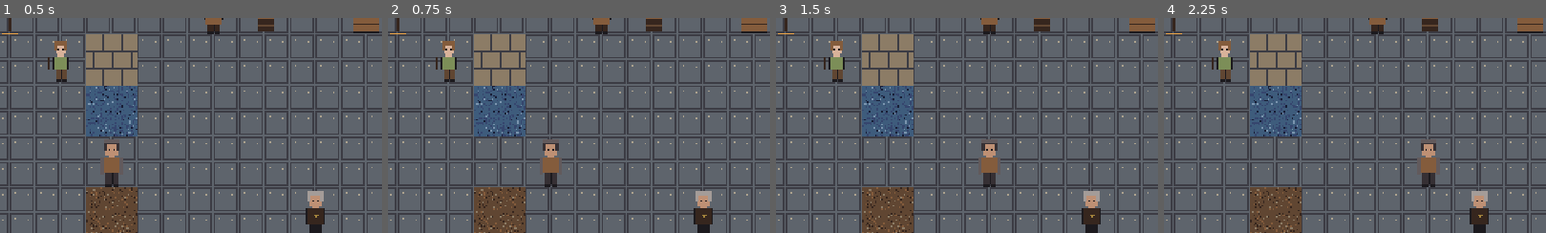
Above: before the commit, frames 1-4 (left to right).
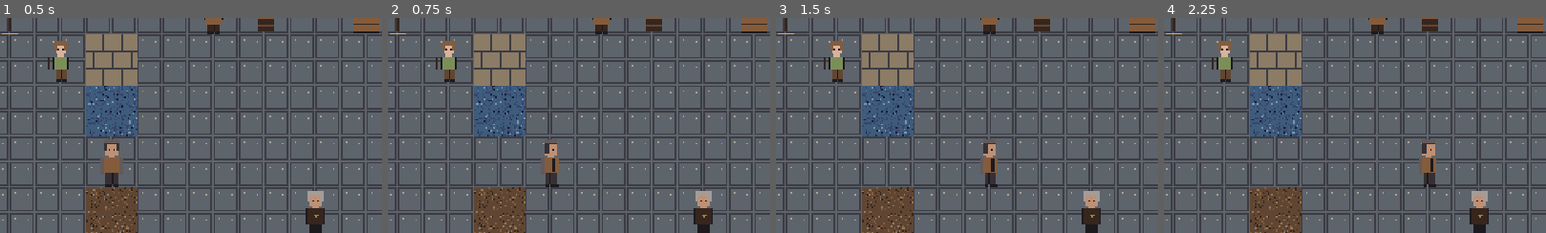
Above: after the commit, the same moments.

Repository: smichaelsen/aurelix
Game: Godot game, scene res://scenes/village_square.tscn
Same seed, same stepped clock (60 frames per second), same inputs: the game is played once before the commit and once after it.
Inputs (mouse positions are % of the whole screen's width and height, from its top left):
- Up to frame 1 (0.5 s): no input
- Up to frame 2 (0.75 s): tap Enter at 0.5 s; move the mouse to (72, 45) at 0.52 s; hold Right (ui_right) from 0.53 s (still down); hold E (interact) from 0.53 s (still down); click (72, 45) at 0.67 s
- Up to frame 3 (1.5 s): release Right (ui_right) at 1.25 s; release E (interact) at 1.25 s; tap Space at 1.25 s; drag from (30, 55) to (45, 70) at 1.27 s
- Up to frame 4 (2.25 s): tap Enter at 2 s; move the mouse to (60, 28) at 2.02 s; hold Right (ui_right) from 2.03 s (still down); tap 1 at 2.1 s
The pictures show only the part of the screen within x 35-85%, y 44-94%; the shares and areas given below are measured in that part.

Frame 1 is identical in both runs. In frame 2, 0.3% of the frame differs, in the area x 39-46%, y 58-79%; in frame 3, 0.3%, in the area x 53-59%, y 58-79%; in frame 4, 0.3%.

Commit message:
feat: Kael directional sprites + first-iteration wiring
Placeholder art for Kael's three new facings (north, east, west).
South stays at the existing kael.png. Generator: a new
sprite_kael_directional() in tools/generate_placeholders.py emits
kael_north.png (back/hooded silhouette), kael_west.png (profile,
single eye + dropped arm), and kael_east.png (west mirrored).
base_human_north and base_human_west helpers land alongside so the
remaining six characters can follow the same pattern.

Wiring: PlayerCharacter.tscn now hosts a FacingSprite child with
subject="player", sprite_path pointing at the Sprite node, and a
textures Dictionary mapping all four directions. The original
kael.png handles "south" so the scene still renders correctly
pre-bond, pre-move.

Test: Phase3Test gains one assertion that after a successful east
move, the player's Sprite.texture.resource_path contains
"kael_east".

Also adds the .gd.uid files Godot 4.6 emits on first import — the
repo already commits these for older scripts, so the policy
continues.

Co-Authored-By: Claude Opus 4.7 (1M context) <noreply@anthropic.com>

Diff:
--- a/game/scenes/world/PlayerCharacter.tscn
+++ b/game/scenes/world/PlayerCharacter.tscn
@@ -1,7 +1,11 @@
-[gd_scene load_steps=3 format=3]
+[gd_scene load_steps=7 format=3]
 
 [ext_resource type="Texture2D" path="res://assets/sprites/kael.png" id="1_kael"]
 [ext_resource type="Script" path="res://scripts/player/PlayerController.gd" id="2_ctl"]
+[ext_resource type="Script" path="res://scripts/world/FacingSprite.gd" id="3_facing"]
+[ext_resource type="Texture2D" path="res://assets/sprites/kael_north.png" id="4_kael_n"]
+[ext_resource type="Texture2D" path="res://assets/sprites/kael_east.png" id="5_kael_e"]
+[ext_resource type="Texture2D" path="res://assets/sprites/kael_west.png" id="6_kael_w"]
 
 [node name="Player" type="Node2D"]
 script = ExtResource("2_ctl")
@@ -9,3 +13,14 @@
 [node name="Sprite" type="Sprite2D" parent="."]
 texture = ExtResource("1_kael")
 centered = false
+
+[node name="FacingSprite" type="Node" parent="."]
+script = ExtResource("3_facing")
+subject = "player"
+sprite_path = NodePath("../Sprite")
+textures = {
+"north": ExtResource("4_kael_n"),
+"south": ExtResource("1_kael"),
+"east": ExtResource("5_kael_e"),
+"west": ExtResource("6_kael_w")
+}
--- a/game/scripts/test/Phase3Test.gd
+++ b/game/scripts/test/Phase3Test.gd
@@ -116,6 +116,12 @@
 	_assert(player.facing == "east",
 		"facing: east after successful east move (got '%s')" % player.facing)
 
+	# Sprite swap: FacingSprite should have picked up the change.
+	var sprite := player.get_node_or_null("Sprite") as Sprite2D
+	if sprite != null and sprite.texture != null:
+		_assert(sprite.texture.resource_path.find("kael_east") >= 0,
+			"facing: sprite swapped to kael_east (got '%s')" % sprite.texture.resource_path)
+
 	# 2. Diagonal: last cardinal pressed wins. With _last_cardinal=north and
 	# the move target north-east, facing snaps to north.
 	player.set("_last_cardinal", "north")
Binary file added: game/assets/sprites/kael_east.png
Not shown, added: game/assets/sprites/kael_east.png.import
Binary file added: game/assets/sprites/kael_north.png
Not shown, added: game/assets/sprites/kael_north.png.import
Binary file added: game/assets/sprites/kael_south.png
Not shown, added: game/assets/sprites/kael_south.png.import
Binary file added: game/assets/sprites/kael_west.png
Not shown, added: game/assets/sprites/kael_west.png.import
Not shown, added: game/scripts/ai/FallbackProvider.gd.uid
Not shown, added: game/scripts/core/SaveBlocker.gd.uid
Not shown, added: game/scripts/core/SaveManager.gd.uid
Not shown, added: game/scripts/dialogue/AngerCooldownResolver.gd.uid
(and 18 more such lines)
